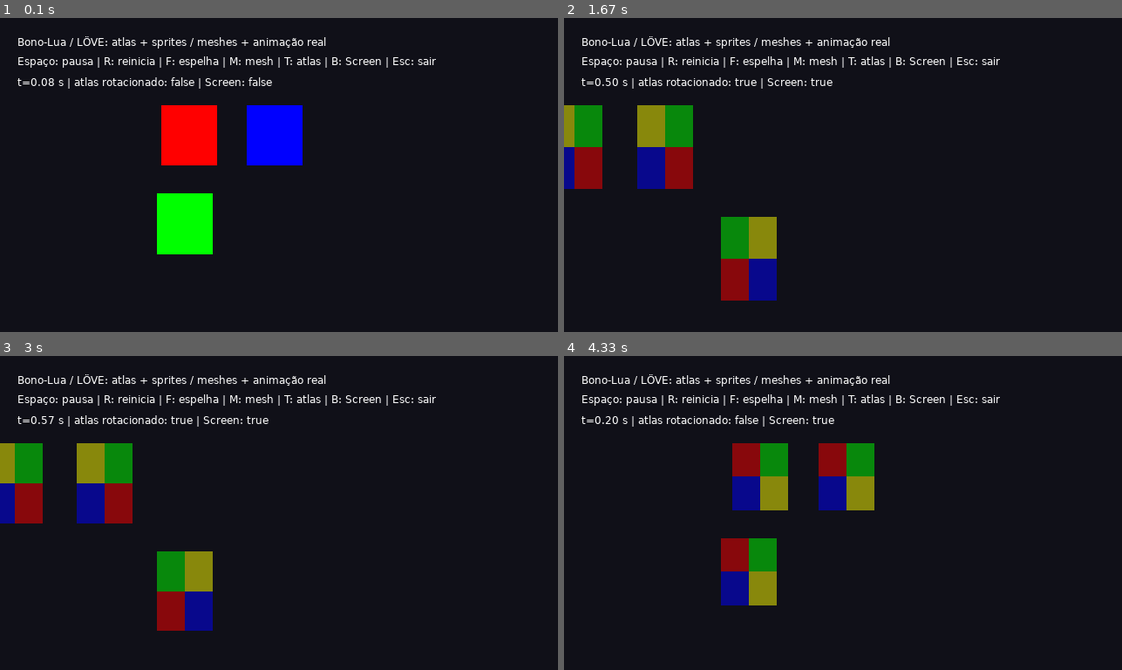
Above: before the commit, frames 1-4 (two rows, left to right).
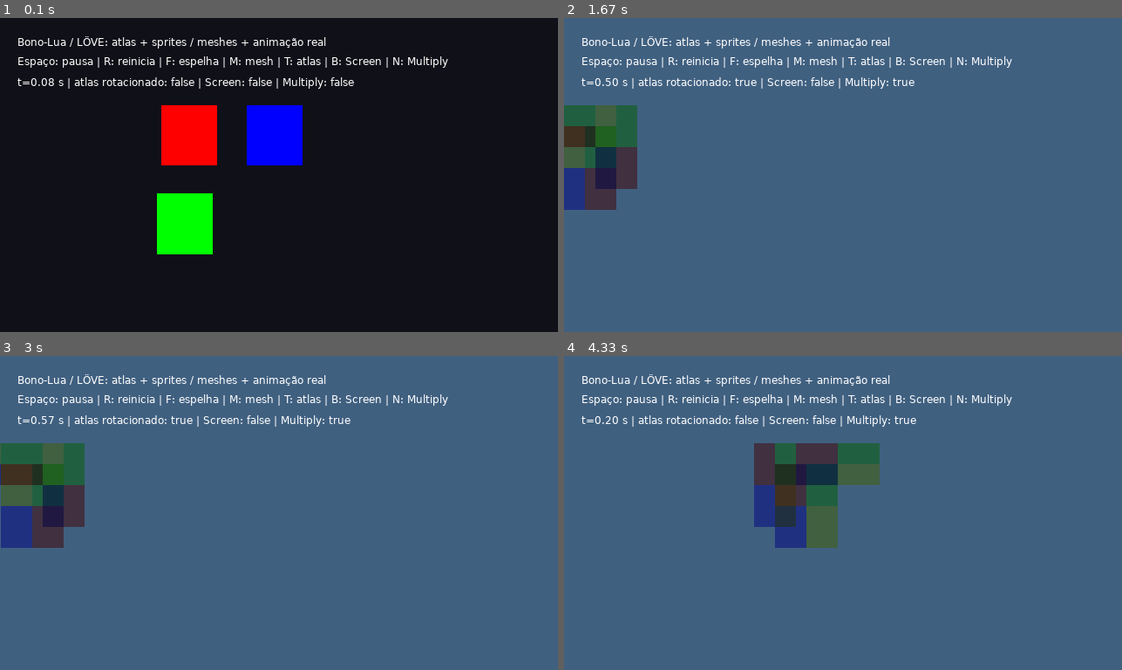
Above: after the commit, the same moments.

Repository: SrTristeSad/Bono-Lua
Game: LÖVE game, started from main.lua
Same seed, same stepped clock (60 frames per second), same inputs: the game is played once before the commit and once after it.
Inputs:
- Up to frame 1 (0.1 s): no input
- Up to frame 2 (1.67 s): tap B at 0.33 s; hold N 0.67-1.13 s; hold D 0.67-1.13 s; tap T at 1.17 s; tap F at 1.5 s
- Up to frame 3 (3 s): tap Space at 1.83, 2.23, 2.53, 2.73 s; hold R 2.17-2.63 s
- Up to frame 4 (4.33 s): tap Space at 3.03, 3.23, 3.57, 3.87, 4.07 s; tap F at 3.32 s; tap T at 3.65 s

The runs differ from the first frame. In frame 1, 0.3% of the frame differs, in the area x 49-81%, y 12-23%; in frame 2, 99%; in frame 3, 99%, in the area x 0-100%, y 0-100%; in frame 4, 99%.

Commit message:
Implement faithful Multiply compositing over LÖVE Canvas with destination snapshots

Diff:
--- a/docs/PORTING_PROGRESS.json
+++ b/docs/PORTING_PROGRESS.json
@@ -221,9 +221,9 @@
     },
     "Pixi/4.x/src/dragonBones/pixi/PixiSlot.ts": {
       "destination": "dragonbones/love/Slot.lua",
-      "status": "Parcial: sprites, meshes comum/ponderada/Surface, atlas rotacionados e Screen adaptados ao LÖVE; Multiply/outros blends e integração completa pendentes.",
-      "tests": "lovesprites_differential: 56 cenários/11.188 …(764 unchanged characters)… em blend-result.json. Ver LoveScreen.md.",
-      "differences": "LÖVE Mesh/Image/Quad e scene graph em  …(530 unchanged characters)… ply e outros blends avançados pendentes."
+      "status": "Parcial: sprites, meshes comum/ponderada/Surface, atlas rotacionados, Screen e Multiply sobre Canvas adaptados ao LÖVE; outros blends e integração completa pendentes.",
+      "tests": "lovesprites_differential: 56 cenários/11.188 …(764 unchanged characters)… em blend-result.json. Ver LoveScreen.md. Multiply: 33/6.588 exatos por VM, troca dinâmica entre modos; 18 cenas reais e 1.474.560 canais exigidos exatos em multiply-result.json. Ver LoveMultiply.md.",
+      "differences": "LÖVE Mesh/Image/Quad e scene graph em  …(530 unchanged characters)… ply e outros blends avançados pendentes. Multiply compõe com snapshot do Canvas rgba8/DPI1/MSAA0; recusa janela direta/MRT/outros formatos; custo de cópia integral por sprite. Novos recursos são liberados pelo display."
     },
     "Pixi/4.x/src/dragonBones/pixi/PixiTextureAtlasData.ts": {
       "destination": "dragonbones/love/TextureAtlasData.lua",
--- a/dragonbones/love/Display.lua
+++ b/dragonbones/love/Display.lua
@@ -32,6 +32,7 @@
 function Display:destroy()
   if self.parent then self.parent:removeChild(self)end
   if self._gpuMesh then self._gpuMesh:release();self._gpuMesh=nil end
+  if self._multiplyCanvas then self._multiplyCanvas:release();self._multiplyCanvas=nil end
   if self._blendShaders then
     for _,shader in pairs(self._blendShaders)do shader:release()end
     self._blendShaders=nil
@@ -41,6 +42,15 @@
 -- Pixi's sprite batch packs premultiplied tint and alpha into four bytes.
 -- Images use straight alpha in LÖVE; the shader premultiplies texture RGB.
 local blendEffects={
+  [2]=[[extern Image destination;
+  extern vec2 destinationSize;
+  vec4 effect(vec4 color, Image image, vec2 uv, vec2 pixel) {
+    vec4 s = Texel(image, uv);
+    s.rgb *= s.a;
+    s *= color;
+    vec4 d = Texel(destination, pixel / destinationSize);
+    return s * d + d * (1.0 - s.a);
+  }]],
   [3]=[[vec4 effect(vec4 color, Image image, vec2 uv, vec2 pixel) {
     vec4 c = Texel(image, uv);
     c.rgb *= c.a;
@@ -55,6 +65,30 @@
     node._blendShaders[node.blendMode]=shader
   end
   return shader
+end
+-- Snapshot the destination before this sprite. Never sample the render target
+-- while it is bound for drawing. This preserves Pixi's two blend factors even
+-- when packed source RGB is slightly greater than its packed alpha.
+local function multiplyDestination(node,shader)
+  local g=love.graphics
+  local target=g.getCanvas()
+  assert(target and target.typeOf and target:typeOf('Canvas'),
+    'Multiply requires a single active Canvas (not the window or MRT)')
+  assert(target:getMSAA()==0 and target:getFormat()=='rgba8' and target:getDPIScale()==1,
+    'Multiply currently requires an rgba8 Canvas with MSAA=0 and DPI scale=1')
+  local w,h=target:getDimensions()
+  local copy=node._multiplyCanvas
+  if copy and (copy:getWidth()~=w or copy:getHeight()~=h)then copy:release();copy=nil end
+  if not copy then
+    copy=g.newCanvas(w,h,{format='rgba8',msaa=0,dpiscale=1})
+    copy:setFilter('nearest','nearest');node._multiplyCanvas=copy
+  end
+  g.push('all');g.setCanvas(copy);g.origin();g.setScissor();g.setStencilTest()
+  g.setShader();g.setColorMask(true,true,true,true);g.setDepthMode();g.setMeshCullMode('none')
+  g.setColor(1,1,1,1);g.setBlendMode('replace','premultiplied')
+  g.draw(target)
+  g.setCanvas(target);g.pop()
+  shader:send('destination',copy);shader:send('destinationSize',{w,h})
 end
 local function drawNode(node,parentAlpha)
   if not node.visible then return end
@@ -79,12 +113,16 @@
     local previousShader=g.getShader()
     if node.blendMode==0 then g.setBlendMode('alpha','alphamultiply')
     elseif node.blendMode==1 then g.setBlendMode('add','alphamultiply')
-    elseif node.blendMode==3 then
+    elseif node.blendMode==2 or node.blendMode==3 then
       g.setColor(math.floor(math.floor(tint/65536)%256*alpha+.5)/255,
         math.floor(math.floor(tint/256)%256*alpha+.5)/255,
         math.floor(tint%256*alpha+.5)/255,math.floor(alpha*255)/255)
-      g.setBlendMode('screen','premultiplied');g.setShader(blendShader(node))
-    else error('LÖVE sprite backend supports Normal/Add/Screen only')end
+      local shader=blendShader(node)
+      if node.blendMode==2 then
+        multiplyDestination(node,shader);g.setBlendMode('replace','premultiplied')
+      else g.setBlendMode('screen','premultiplied')end
+      g.setShader(shader)
+    else error('LÖVE sprite backend supports Normal/Add/Multiply/Screen only')end
     if node.kind=='mesh'then
       g.setMeshCullMode('none')
       if node.vertices and node.indices.length>0 then
@@ -120,7 +158,7 @@
       end
       g.setMeshCullMode('none');g.draw(texture.spriteMesh)
     else g.draw(texture.image,texture.quad)end
-    if node.blendMode==3 then g.setShader(previousShader)end
+    if node.blendMode==2 or node.blendMode==3 then g.setShader(previousShader)end
   end
   for _,child in ipairs(node.children)do drawNode(child,alpha)end
   g.pop()
--- a/dragonbones/love/Slot.lua
+++ b/dragonbones/love/Slot.lua
@@ -6,7 +6,7 @@
 local Atlas=require('dragonbones.love.TextureAtlasData').TextureAtlasData
 local Enums=require('dragonbones.core.Enums')
 local Mode=Enums.BlendMode
-local blendModes={[Mode.Normal]=0,[Mode.Add]=1,[Mode.Screen]=3}
+local blendModes={[Mode.Normal]=0,[Mode.Add]=1,[Mode.Multiply]=2,[Mode.Screen]=3}
 local Binary=Enums.BinaryOffset
 local Shared=require('dragonbones.parser.SharedBinaryBuffer')
 local number=require('dragonbones.parser.JSValue').number
@@ -44,7 +44,7 @@
 function LoveSlot:_updateBlendMode()
   if self._renderDisplay.kind=='sprite'then
     local mode=blendModes[self._blendMode]
-    assert(mode~=nil,'LÖVE sprite backend supports Normal/Add/Screen only')
+    assert(mode~=nil,'LÖVE sprite backend supports Normal/Add/Multiply/Screen only')
     self._renderDisplay.blendMode=mode
   end
 end
--- a/examples/love/blends.lua
+++ b/examples/love/blends.lua
@@ -3,11 +3,11 @@
 local Factory=require('dragonbones.love.Factory')
 local Rotated=require('examples.love.rotated')
 local B={}
-function B.scene(mesh,rotated,alpha,tint)
+function B.scene(mesh,rotated,alpha,tint,mode)
   local raw=JSON.parse(love.filesystem.read(mesh and'examples/love/meshes_ske.json'or'examples/love/sprites_ske.json'))
   for i=1,raw.armature[1].slot.length do
     local slot=raw.armature[1].slot[i]
-    slot.blendMode=12
+    slot.blendMode=mode or 12
     slot.color={aM=alpha*100,rM=tint*100,gM=100,bM=100}
   end
   local atlas=JSON.parse(love.filesystem.read('examples/love/rotated_tex.json'))
--- a/examples/love/main.lua
+++ b/examples/love/main.lua
@@ -80,6 +80,9 @@
 local Rotated=require('examples.love.rotated')
 local Blends=require('examples.love.blends')
 local showScreen=false
+local showMultiply=false
+local multiplyCanvas
+local Multiply=require('examples.love.multiply')
 local factory,arm,image,paused
 function love.load()
   love.graphics.setDefaultFilter('nearest','nearest')
@@ -95,6 +98,12 @@
     local ok,message=xpcall(function()meshPixels(meshOutput,image)end,debug.traceback)
     if not ok then io.stderr:write(message,'\n');love.event.quit(1);return end
     print('LÖVE rendered eight real mesh RGBA/PNG frames.');love.event.quit(0);return
+  end
+  local multiplyOutput=os.getenv('BONO_MULTIPLY_OUTPUT')
+  if multiplyOutput then
+    local ok,message=xpcall(function()Multiply.capture(multiplyOutput)end,debug.traceback)
+    if not ok then io.stderr:write(message,'\n');love.event.quit(1);return end
+    print('LÖVE rendered eighteen real Multiply RGBA/PNG frames.');love.event.quit(0);return
   end
   local blendOutput=os.getenv('BONO_BLEND_OUTPUT')
   if blendOutput then
@@ -116,25 +125,39 @@
 function love.draw()
   love.graphics.clear(16/255,16/255,24/255,1)
   if not arm then return end
-  arm.display:draw(180,100,showMeshes and 4 or 6)
+  if showMultiply then
+    local w,h=love.graphics.getDimensions()
+    if multiplyCanvas and (multiplyCanvas:getWidth()~=w or multiplyCanvas:getHeight()~=h)then
+      multiplyCanvas:release();multiplyCanvas=nil
+    end
+    multiplyCanvas=multiplyCanvas or love.graphics.newCanvas(w,h,{format='rgba8',msaa=0,dpiscale=1})
+    love.graphics.setCanvas(multiplyCanvas);love.graphics.clear(64/255,96/255,128/255,1)
+    arm.display:draw(180,100,showMeshes and 4 or 6)
+    love.graphics.setCanvas();love.graphics.setColor(1,1,1,1)
+    love.graphics.setBlendMode('alpha','premultiplied');love.graphics.draw(multiplyCanvas)
+    love.graphics.setBlendMode('alpha','alphamultiply')
+  else arm.display:draw(180,100,showMeshes and 4 or 6)end
   love.graphics.setColor(1,1,1,1)
   love.graphics.print('Bono-Lua / LÖVE: atlas + sprites / meshes + animação real',20,20)
-  love.graphics.print('Espaço: pausa | R: reinicia | F: espelha | M: mesh | T: atlas | B: Screen | Esc: sair',20,42)
-  love.graphics.print(('t=%.2f s | atlas rotacionado: %s | Screen: %s'):format(arm.animation.lastAnimationState.currentTime,tostring(showRotation),tostring(showScreen)),20,66)
+  love.graphics.print('Espaço: pausa | R: reinicia | F: espelha | M: mesh | T: atlas | B: Screen | N: Multiply',20,42)
+  love.graphics.print(('t=%.2f s | atlas rotacionado: %s | Screen: %s | Multiply: %s'):format(arm.animation.lastAnimationState.currentTime,tostring(showRotation),tostring(showScreen),tostring(showMultiply)),20,66)
 end
 function love.keypressed(key)
   if key=='escape'then love.event.quit()
   elseif key=='space'then paused=not paused
   elseif key=='r'then arm.animation:play('move',0)
   elseif key=='f'then arm.flipX=not arm.flipX
-  elseif key=='m'or key=='t'or key=='b'then
+  elseif key=='m'or key=='t'or key=='b'or key=='n'then
     close(factory,arm);image:release()
     if key=='m'then showMeshes=not showMeshes
-    elseif key=='t'then showRotation=not showRotation else showScreen=not showScreen end
-    if showScreen then factory,arm,image=Blends.scene(showMeshes,showRotation,.5,1)
+    elseif key=='t'then showRotation=not showRotation
+    elseif key=='n'then showMultiply=not showMultiply;showScreen=false;showMeshes=false
+    else showScreen=not showScreen;showMultiply=false end
+    if showMultiply then factory,arm,image=Blends.scene(showMeshes,showRotation,.5,1,10)
+    elseif showScreen then factory,arm,image=Blends.scene(showMeshes,showRotation,.5,1)
     elseif showRotation then factory,arm,image=Rotated.scene(showMeshes,1,false,false,false,false)
     else image=atlasImage();factory,arm=scene(image,1,1,showMeshes)end
     arm.clock=factory.clock
   end
 end
-function love.quit()if factory then close(factory,arm)end;if image then image:release()end end
+function love.quit()if multiplyCanvas then multiplyCanvas:release()end;if factory then close(factory,arm)end;if image then image:release()end end
--- /dev/null
+++ b/examples/love/multiply.lua
@@ -0,0 +1,42 @@
+local Blends=require('examples.love.blends')
+local M={}
+function M.capture(output)
+  local cases={}
+  for _,alpha in ipairs({0,.25,.5,1})do
+    for _,tint in ipairs({1,.5})do
+      for _,rotated in ipairs({false,true})do
+        cases[#cases+1]={alpha,tint,rotated,false}
+      end
+    end
+  end
+  cases[#cases+1]={1,1,false,true};cases[#cases+1]={1,1,true,true}
+  for i,c in ipairs(cases)do
+    local factory,arm,image=Blends.scene(c[4],c[3],c[1],c[2],10)
+    arm.flipX=i%3==0
+    if i%4==0 and not c[4]then arm:getSlot('red')._zIndex=3;arm._zIndexDirty=true end
+    arm:advanceTime(.25)
+    if i==16 then
+      local small=love.graphics.newCanvas(80,64,{format='rgba8',msaa=0,dpiscale=1})
+      love.graphics.push('all');love.graphics.setCanvas(small);love.graphics.origin()
+      love.graphics.clear(0,0,0,1);arm.display:draw(32,16)
+      love.graphics.setCanvas();love.graphics.pop();small:release()
+    end
+    local canvas=love.graphics.newCanvas(160,128,{format='rgba8',msaa=0})
+    love.graphics.push('all');love.graphics.setCanvas(canvas);love.graphics.origin()
+    love.graphics.clear(64/255,96/255,128/255,1)
+    love.graphics.setBlendMode('replace','premultiplied');love.graphics.setColor(144/255,176/255,80/255,1)
+    love.graphics.rectangle('fill',0,0,160,64)
+    love.graphics.setColor(.2,.3,.4,.5);love.graphics.setBlendMode('replace','premultiplied')
+    local shader=love.graphics.getShader()
+    arm.display:draw(64,32)
+    local blend,alpha=love.graphics.getBlendMode()
+    assert(blend=='replace'and alpha=='premultiplied'and love.graphics.getShader()==shader,'Draw must restore host state')
+    love.graphics.setCanvas();love.graphics.pop()
+    local data=canvas:newImageData()
+    local f=assert(io.open(output..'/love-multiply-'..(i-1)..'.rgba','wb'));f:write(data:getString());f:close()
+    local png=data:encode('png');f=assert(io.open(output..'/love-multiply-'..(i-1)..'.png','wb'));f:write(png:getString());f:close()
+    png:release();data:release();canvas:release()
+    arm:dispose();factory.dragonBones:advanceTime(0);factory:clear();factory.dragonBones:advanceTime(0);image:release()
+  end
+end
+return M
--- a/tests/lovesprites_differential.lua
+++ b/tests/lovesprites_differential.lua
@@ -16,7 +16,7 @@
 local out={};local function push(v)out[#out+1]=tostring(v)end
 local keys={'x','y','scaleX','scaleY','rotation','skewX','skewY','alpha','tint','visible','blendMode'}
 for step=0,3 do
-if op=='blendSwitch'then for i=1,a:getSlots().length do local slot=a:getSlots()[i];slot._blendMode=({12,1,0,12})[step+1];slot._blendModeDirty=true end end
+if op=='blendSwitch'or op=='multiplySwitch'then for i=1,a:getSlots().length do local slot=a:getSlots()[i];slot._blendMode=(op=='multiplySwitch'and{10,12,0,10}or{12,1,0,12})[step+1];slot._blendModeDirty=true end end
 if step==1 then if op=='hidden'then a:getSlot('red').visible=false elseif op=='replaceTexture'then a.replacedTexture={w …(289 unchanged characters)…
 a:advanceTime(step==0 and 0 or .25);push(#a.display.children);for _,d in ipairs(a.display.children)do for _,k in ipairs …(233 unchanged characters)…
 end
Not shown, changed: docs/DECISIONS.md
Not shown, changed: docs/DIFFERENCES.md
Not shown, changed: docs/PORTING_STATUS.md
Not shown, changed: docs/UPSTREAM_INVENTORY.md
Not shown, changed: docs/VALIDATION.md
Not shown, added: docs/contracts/LoveMultiply.md
Not shown, changed: docs/contracts/LoveScreen.md
